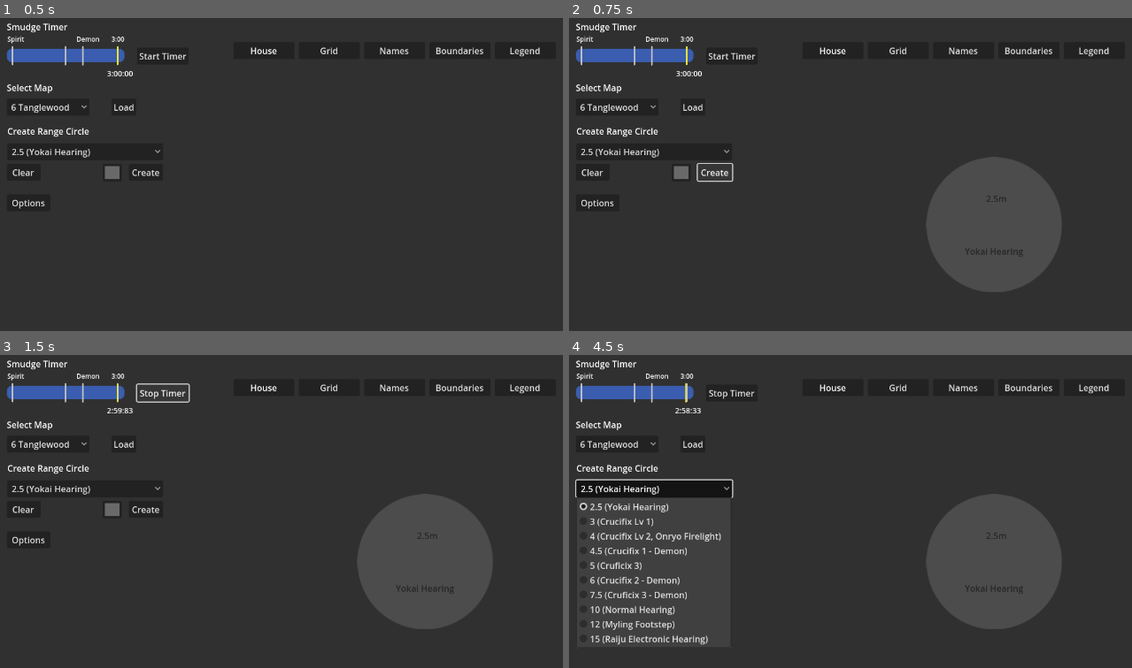
Above: before the commit, frames 1-4 (two rows, left to right).
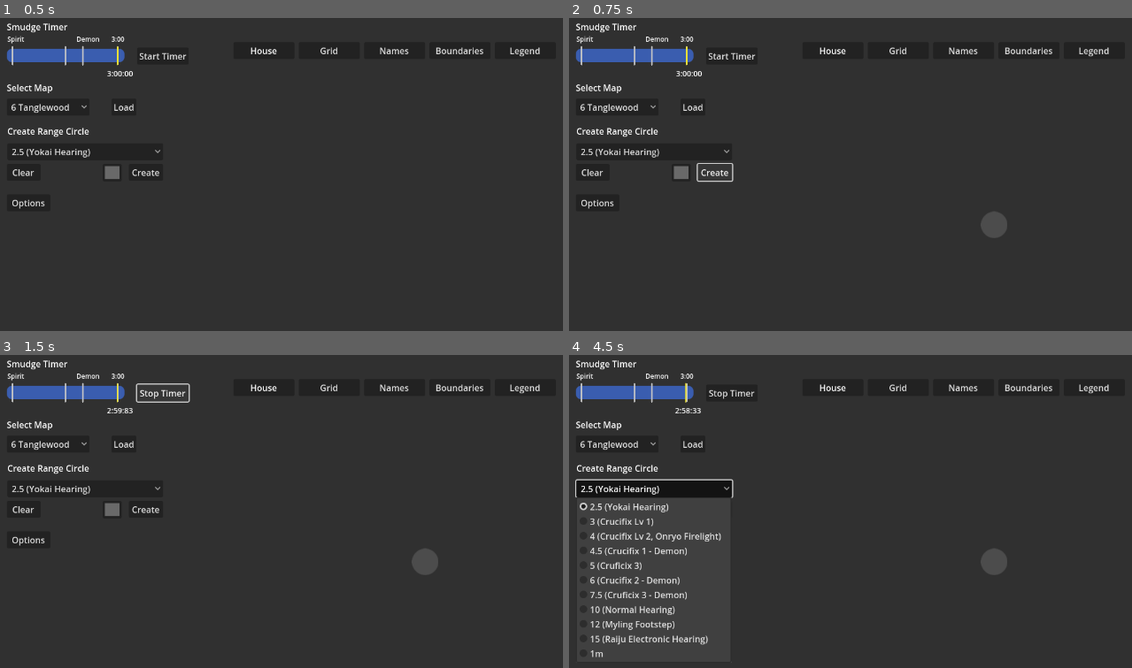
Above: after the commit, the same moments.

Repository: Mayfieldtechnologies/Phasmophobia_Utility
Game: Godot game, scene res://Scenes/UI_Scenes/main.tscn
Same seed, same stepped clock (60 frames per second), same inputs: the game is played once before the commit and once after it.
Inputs:
- Up to frame 1 (0.5 s): no input
- Up to frame 2 (0.75 s): click "Create" at 0.5 s
- Up to frame 3 (1.5 s): click "Start Timer" at 1.25 s
- Up to frame 4 (4.5 s): click "Stop Timer" at 2 s; click "Start Timer" at 2.75 s; click "6 Tanglewood" at 3.5 s; click "2.5 (Yokai Hearing)" at 4.25 s

Frame 1 is identical in both runs. In frame 2, 7.5% of the frame differs, in the area x 63-88%, y 44-88%; in frame 3, 7.5%; in frame 4, 7.6%, in the area x 3-88%, y 44-97%.

Commit message:
Fix range circles to use measurements from map
AUTOSCALING, BITCHES!!!!

Diff:
--- a/Scenes/Distance_Scenes/1m.tscn
+++ b/Scenes/Distance_Scenes/1m.tscn
@@ -4,7 +4,7 @@
 [ext_resource type="Texture2D" uid="uid://uxc75cateds2" path="res://Distances/1m.png" id="1_pevuq"]
 
 [sub_resource type="CircleShape2D" id="CircleShape2D_43v1g"]
-radius = 4.0
+radius = 25.0
 
 [node name="1m" type="Node2D" groups=["Circle"]]
 z_index = 3
@@ -13,11 +13,11 @@
 [node name="Sprite2D" type="Sprite2D" parent="."]
 texture = ExtResource("1_pevuq")
 
-[node name="Area2D" type="Area2D" parent="Sprite2D"]
+[node name="Area2D" type="Area2D" parent="."]
 
-[node name="CollisionShape2D" type="CollisionShape2D" parent="Sprite2D/Area2D"]
+[node name="CollisionShape2D" type="CollisionShape2D" parent="Area2D"]
 modulate = Color(0, 0, 0, 1)
 self_modulate = Color(0, 0, 0, 1)
 shape = SubResource("CircleShape2D_43v1g")
 
-[connection signal="input_event" from="Sprite2D/Area2D" to="." method="_on_area_2d_input_event"]
+[connection signal="input_event" from="Area2D" to="." method="_on_area_2d_input_event"]
--- a/Scenes/Distance_Scenes/1m_script.gd
+++ b/Scenes/Distance_Scenes/1m_script.gd
@@ -1,9 +1,16 @@
 extends Node2D
+
+signal get_radius
 
 var selected = false
 
 var currPosition
 var mousePosition
+
+var mRadius
+var rColor
+
+var bool_draw = true
 
 func _on_area_2d_input_event(_viewport, _event, _shape_idx):
 	if Input.is_action_just_pressed("Click"):
@@ -20,3 +27,17 @@
 	if event is InputEventMouseButton:
 		if event.button_index == MOUSE_BUTTON_LEFT and not event.pressed:
 			selected = false
+
+func _draw():
+	if bool_draw:
+		draw_circle(Vector2.ZERO,mRadius,rColor)
+
+func set_radius(radius):
+	mRadius = radius
+
+func toggle_draw():
+	bool_draw != bool_draw
+
+func set_circle_properties(radius, color):
+	mRadius = radius
+	rColor = color
--- a/Scenes/Fantismal Maps/6Tanglewood.gd
+++ b/Scenes/Fantismal Maps/6Tanglewood.gd
@@ -16,9 +16,6 @@
 	mDistance = node1mRight.global_position.x - node1mLeft.global_position.x
 	print(str(mDistance))
 
-#func _draw():
-#	draw_circle(Vector2(400,400),mDistance,Color.GREEN)
-
 func toggle_house():
 	nodeHouse.visible = !nodeHouse.visible
 
@@ -33,3 +30,6 @@
 
 func toggle_legend():
 	nodeLegend.visible = !nodeLegend.visible
+
+func get_1m_distance():
+	return mDistance
--- a/Scenes/UI_Scenes/Scripts/main.gd
+++ b/Scenes/UI_Scenes/Scripts/main.gd
@@ -38,6 +38,8 @@
 var master_volume = 0
 var slider_value = 50
 
+var range_radius = 0
+
 ##########################
 # END GLOBAL DELCARATION #
 ##########################
@@ -63,6 +65,7 @@
 
 	instMap.global_position = get_node("anchors/" + anchor_node +"/map_spawn_anchor").global_position
 
+	set_range_circle_radius()
 
 # Opens the option scene
 func _on_options_pressed():
@@ -154,6 +157,11 @@
 	if(instMap != null):
 		instMap.toggle_names()
 
+func set_range_circle_radius():
+	if(instMap != null):
+		range_radius = instMap.get_1m_distance()
+		RangeCreate.set_radius(range_radius)
+		print("main:set_range_circle_radius = " + str(range_radius))
 
 func set_button_color(button, new_color):
 	var stylebox_flat = button.get_stylebox("normal")
--- a/Scenes/UI_Scenes/Scripts/range_create.gd
+++ b/Scenes/UI_Scenes/Scripts/range_create.gd
@@ -2,6 +2,7 @@
 
 signal CreateRange
 signal ClearRange
+signal GetRadius
 
 @export var selected_range_value = ""
 @export var zIndex = 3
@@ -10,8 +11,10 @@
 @onready var RangeCircles = $RangeCircles
 @onready var RangeColor = $RangeColor
 
+var blankCircle = preload("res://Scenes/Distance_Scenes/1m.tscn")
+
 @onready var dictScene = {
-	"1": "res://Scenes/Distance_Scenes/1m.tscn",
+	"1m": "res://Scenes/Distance_Scenes/1m.tscn",
 	"2.5 (Yokai Hearing)": "res://Scenes/Distance_Scenes/2.5m.tscn",
 	"3 (Crucifix Lv 1)": "res://Scenes/Distance_Scenes/3m.tscn",
 	"4 (Crucifix Lv 2, Onryo Firelight)": "res://Scenes/Distance_Scenes/4m.tscn",
@@ -32,6 +35,23 @@
 
 }
 
+@onready var distMultiplier = {
+	"1m": 1,
+	"2.5 (Yokai Hearing)": 2.5,
+	"3 (Crucifix Lv 1)": 3,
+	"4 (Crucifix Lv 2, Onryo Firelight)": 4,
+	"4.5 (Crucifix 1 - Demon)": 4.5,
+	"5 (Cruficix 3)": 5,
+	"6 (Crucifix 2 - Demon)": 6,
+	"7.5 (Cruficix 3 - Demon)": 7.5,
+	"10 (Normal Hearing)": 10,
+	"12 (Myling Footstep)": 12,
+	"15 (Raiju Electronic Hearing)": 15
+}
+
+var range_radius = 0
+var range_multiply = 3
+
 func get_selected_range_value():
 	var selected_range_index = RangeDropdown.selected
 	selected_range_value = RangeDropdown.get_item_text(selected_range_index)
@@ -39,10 +59,11 @@
 
 func load_range():
 
-	var distToLoad = dictScene[selected_range_value]
-	var sceneRange = load(distToLoad)
-	var instRange = sceneRange.instantiate()
+	#var distToLoad = dictScene[selected_range_value]
+	#var sceneRange = load(distToLoad)
+	#var instRange = sceneRange.instantiate()
 
+	var instRange = blankCircle.instantiate()
 	RangeCircles.add_child(instRange)
 
 	instRange.global_position = Vector2(800,400)
@@ -51,6 +72,8 @@
 	instRange.modulate.a = 0.5
 	instRange.z_index = zIndex
 	zIndex += 1
+	range_multiply = distMultiplier[selected_range_value]
+	instRange.set_circle_properties(range_radius * range_multiply, RangeColor.color)
 
 
 func _on_range_create_pressed():
@@ -64,3 +87,6 @@
 
 func _on_range_clear_pressed():
 	clear_ranges()
+
+func set_radius(r):
+	range_radius = r
--- a/Scenes/UI_Scenes/range_create.tscn
+++ b/Scenes/UI_Scenes/range_create.tscn
@@ -25,7 +25,7 @@
 offset_top = 67.1852
 offset_right = 294.877
 offset_bottom = 98.1852
-item_count = 10
+item_count = 11
 selected = 0
 popup/item_0/text = "2.5 (Yokai Hearing)"
 popup/item_0/id = 0
@@ -47,6 +47,8 @@
 popup/item_8/id = 8
 popup/item_9/text = "15 (Raiju Electronic Hearing)"
 popup/item_9/id = 9
+popup/item_10/text = "1m"
+popup/item_10/id = 10
 
 [node name="RangeSelectHeader" type="RichTextLabel" parent="."]
 layout_mode = 1
